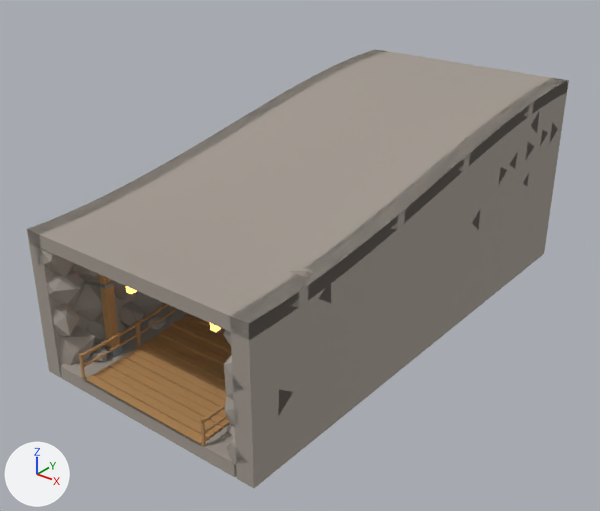
A saved change to the FBX model PrisonRunner/Unity/Assets/External/Staging/Blender/MineStair.fbx.
The view is the same before and after, from a camera (50 mm lens) standing at (21.1, -16.5, 19.1) and looking at (-0.4, 10.3, 2.5). Lighting does not change. The marker at lower left points along +X, +Y and +Z. The first picture is the older version. Where no turn or scale is listed for an object, it has been applied to the vertices. Vertices at exactly the same position are counted once.

In view in the first picture: 'MineStair'.
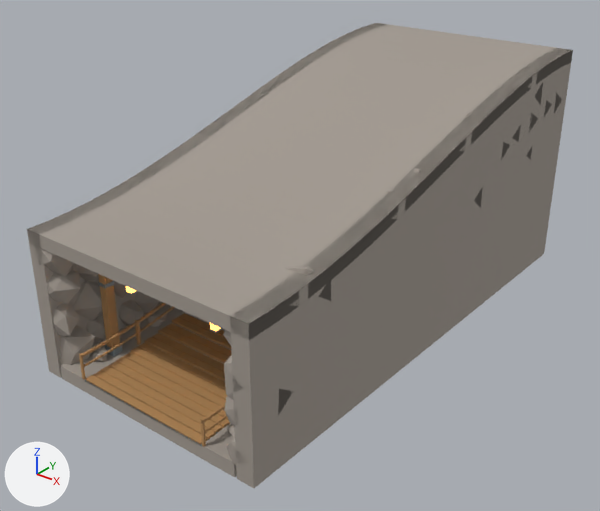
Pixel boxes (x1, y1, x2, y2) of what changed, in the pictures (600 x 511 px; the box of a moved part takes in the faces that stretch with it):
'MineStair', reshaped: before (27, 49, 569, 488); after (27, 23, 573, 488)
part 1 of me_minestair, moved or reshaped (not visible afterwards): before (185, 313, 225, 334)
part 2 of me_minestair, moved or reshaped: before (69, 49, 569, 357); after (69, 23, 573, 364)

The change, as a list of edits to the scene's bpy script:
```text
Change me_minestair:
    used by ob_minestair; location = (0.0, 0.0, 0.0)
    remove me_minestair.from_pydata(...)  # 4706 vertices, 8124 faces; spans x -5.8..5.8, y 0.0..24.0, z -0.7..8.9
    add me_minestair.from_pydata(...)  # 4706 vertices, 8124 faces; spans x -5.8..5.8, y 0.0..24.0, z -0.7..10.4
    me_minestair part 1: the loose piece of 8 vertices spanning x -3.2..3.3, y 5.6..6.0, z 0.4..0.5 is moved by (0.0, 0.0, 0.2)
    me_minestair part 2: 3606 of 4706 vertices moved; they spanned x -5.8..5.8, y 2.5..24.0, z -0.3..8.9 and now span x -5.8..5.8, y 2.5..24.0, z -0.1..10.4; mean shift (0.0, 0.0, 0.9); largest move (-3.4, 24.0, 3.5) -> (-3.4, 24.0, 5.0)
    other edits to the shape of me_minestair do not show in these pictures
```
